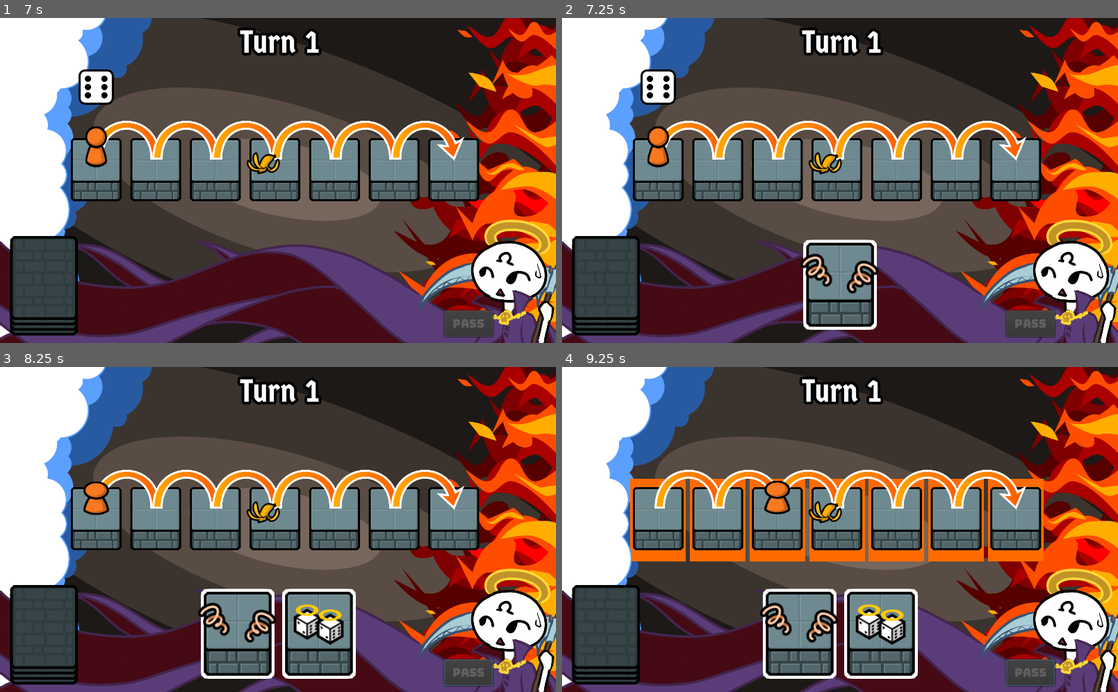
Above: before the commit, frames 1-4 (two rows, left to right).
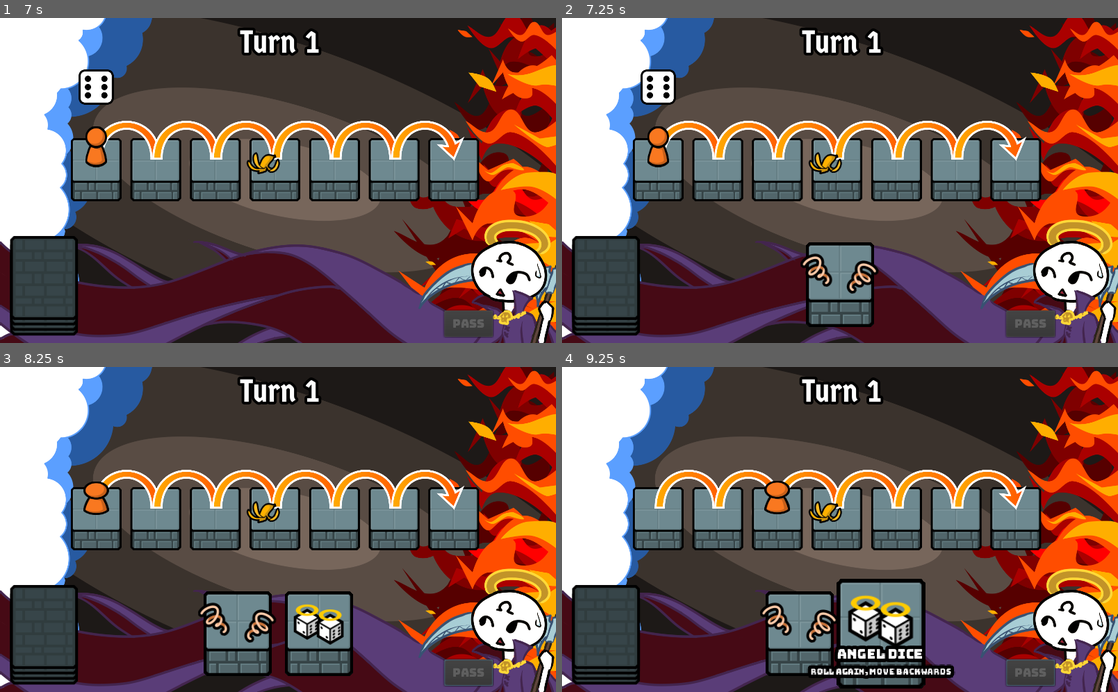
Above: after the commit, the same moments.

Repository: notapixelstudio/gaod
Game: Godot game, scene res://Room.tscn
Same seed, same stepped clock (60 frames per second), same inputs: the game is played once before the commit and once after it. Sound files missing from this copy of the repository are replaced by a short silence.
Inputs (mouse positions are in pixels of both pictures, inside the frame that each line leads up to):
- Up to frame 1 (7 s): tap Enter at 0.5, 2.75 s; move the mouse to (400, 164) at 0.52 s; press the mouse at (400, 164) at 0.53 s; release the mouse at (400, 164) at 1.25 s; drag from (166, 196) to (455, 157) at 1.27 s; tap Space at 2, 6.5 s; move the mouse to (333, 109) at 2.02 s; press the mouse at (333, 109) at 2.03 s; release the mouse at (333, 109) at 2.75 s; drag from (250, 245) to (394, 157) at 2.77 s; move the mouse to (444, 229) at 3.52 s; press the mouse at (444, 229) at 3.53 s; release the mouse at (444, 229) at 4.25 s; drag from (111, 131) to (333, 157) at 4.27 s; move the mouse to (305, 180) at 5.02 s; press the mouse at (305, 180) at 5.03 s; release the mouse at (305, 180) at 5.75 s; drag from (194, 99) to (272, 157) at 5.77 s; move the mouse to (400, 164) at 6.52 s; press the mouse at (400, 164) at 6.53 s
- Up to frame 2 (7.25 s): no input
- Up to frame 3 (8.25 s): release the mouse at (400, 513) at 7.25 s; drag from (278, 633) to (216, 506) at 7.27 s; click "PASS" at 8 s
- Up to frame 4 (9.25 s): move the mouse to (878, 633) at 8.77 s; press the mouse at (878, 633) at 8.78 s

Frame 1 is identical in both runs. In frame 2, 0.6% of the frame differs, in the area x 43-57%, y 68-96%; in frame 3, 1.2%; in frame 4, 10%, in the area x 12-87%, y 34-99%.

Commit message:
Disabled hand with better feedback.

Diff:
--- a/godot/Card.gd
+++ b/godot/Card.gd
@@ -10,7 +10,7 @@
 export var front_texture : Texture
 export var back_texture : Texture
 
-var enabled := true
+var enabled := true setget set_enabled
 
 func _ready():
 	set_face_down()
@@ -156,9 +156,6 @@
 var playing_a_card = false
 
 func set_hovering(v):
-	if not enabled:
-		return
-
 	hovering = v
 
 	var target_scale
@@ -179,9 +176,6 @@
 	scale_tween.start()
 
 func _on_Card_mouse_entered():
-	if not enabled:
-		return
-
 	if not playing_a_card:
 		set_hovering(true)
 
@@ -197,10 +191,11 @@
 func _on_card_destroyed(card):
 	playing_a_card = false
 
-func disable():
-	enabled = false
-	self.set_process_input(false)
-
-func enable():
-	enabled = true
-	self.set_process_input(true)
+func set_enabled(v):
+	enabled = v
+	if enabled:
+		$Sprite.material.set_shader_param('width', 4)
+		$Sprite.material.set_shader_param('outline_color', Color(1,1,1,1))
+	else:
+		$Sprite.material.set_shader_param('width', 0)
+		$Sprite.material.set_shader_param('outline_color', Color(0,0,0,1))
--- a/godot/Hand.gd
+++ b/godot/Hand.gd
@@ -4,9 +4,11 @@
 
 export var separation = 150
 export var deck_global_position = Vector2(0,0)
+export var enabled := true setget set_enabled
 
 func draw(what):
 	var card = Card.instance()
+	card.enabled = enabled
 	add_child(card)
 	card.connect('dropped', self, '_on_Card_dropped')
 	card.connect('tree_exited', self, '_on_Card_destroyed')
@@ -28,10 +30,7 @@
 func get_hand_size():
 	return self.get_child_count()
 
-func disable():
+func set_enabled(v):
+	enabled = v
 	for card in get_children():
-		card.disable()
-
-func enable():
-	for card in get_children():
-		card.enable()
+		card.set_enabled(enabled)
--- a/godot/Room.gd
+++ b/godot/Room.gd
@@ -17,7 +17,6 @@
 	randomize()
 
 	deck = Deck.new()
-	#$Hand.disable()
 
 	yield(get_tree().create_timer(1), "timeout")
 	self.greet_mortal()
@@ -58,11 +57,11 @@
 
 	yield(get_tree().create_timer(0.5), "timeout")
 	$PassButton.disabled = false
-	#$Hand.enable()
+	$Hand.enabled = true
 
 func angel_turn_end():
 	$PassButton.disabled = true
-	#$Hand.disable()
+	$Hand.enabled = false
 	Events.emit_signal("mortal_move_start")
 
 func _on_game_over():
--- a/godot/Room.tscn
+++ b/godot/Room.tscn
@@ -137,6 +137,7 @@
 position = Vector2( 410, 394 )
 separation = 120
 deck_global_position = Vector2( 64, 384 )
+enabled = false
 
 [node name="PassButton" type="Button" parent="."]
 margin_left = 655.0
